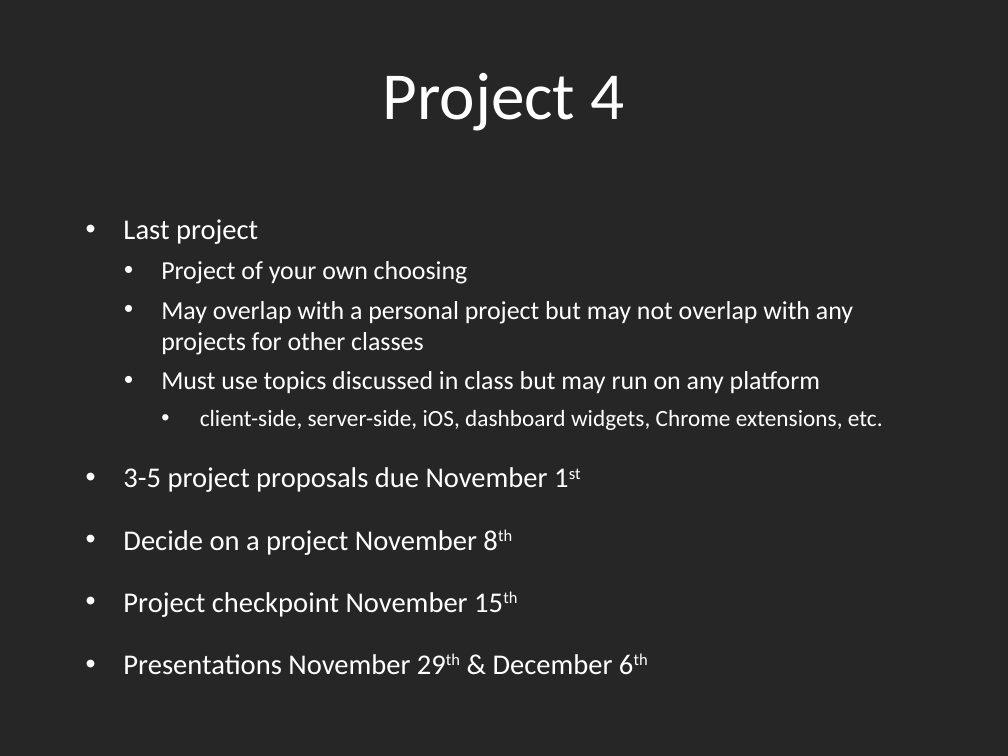
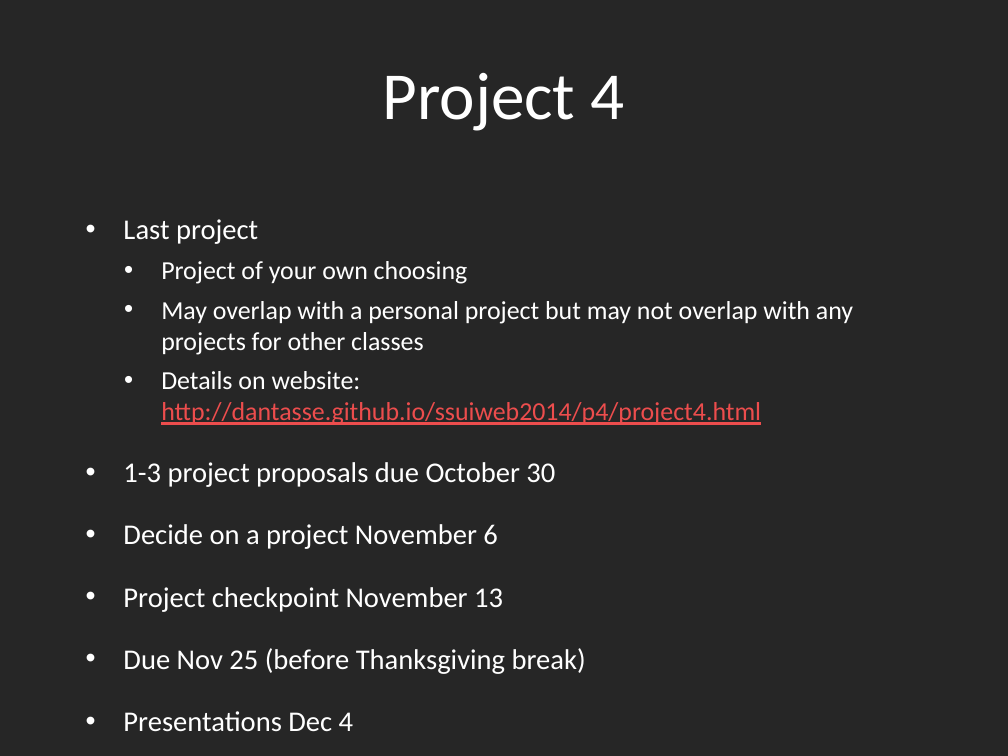
Before and after one commit to dantasse/ssuiweb2014, a slide deck: slide 3 of week09/week09.pptx. Drawn at 1008x756 pixels with LibreOffice and Linux fonts; fonts in the diff are those of the drawing. Boxes give left, top, right and bottom in pixels: in the first picture for what was removed or moved away, otherwise in the second. Text is boxed around its words. In the diff, an @@ line names an element or a change of style, - is before the commit and + after.

```diff
--- a/week09/week09.pptx
+++ b/week09/week09.pptx
@@ text at bbox=[123, 371, 761, 674]: text changed @@
-  • Must use topics discussed in class but may run on any platform
-    • client-side, server-side, iOS, dashboard widgets, Chrome extensions, etc.
-• 3-5 project proposals due November 1st
-• Decide on a project November 8th
-• Project checkpoint November 15th
-• Presentations November 29th & December 6th
+  • Details on website: http://dantasse.github.io/ssuiweb2014/p4/project4.html
+• 1-3 project proposals due October 30
+• Decide on a project November 6
+• Project checkpoint November 13
+• Due Nov 25 (before Thanksgiving break)
+• Presentations Dec 4
```
Also in this commit, not shown: 2 other slides changed, 32 slides added, 9 slides removed.
